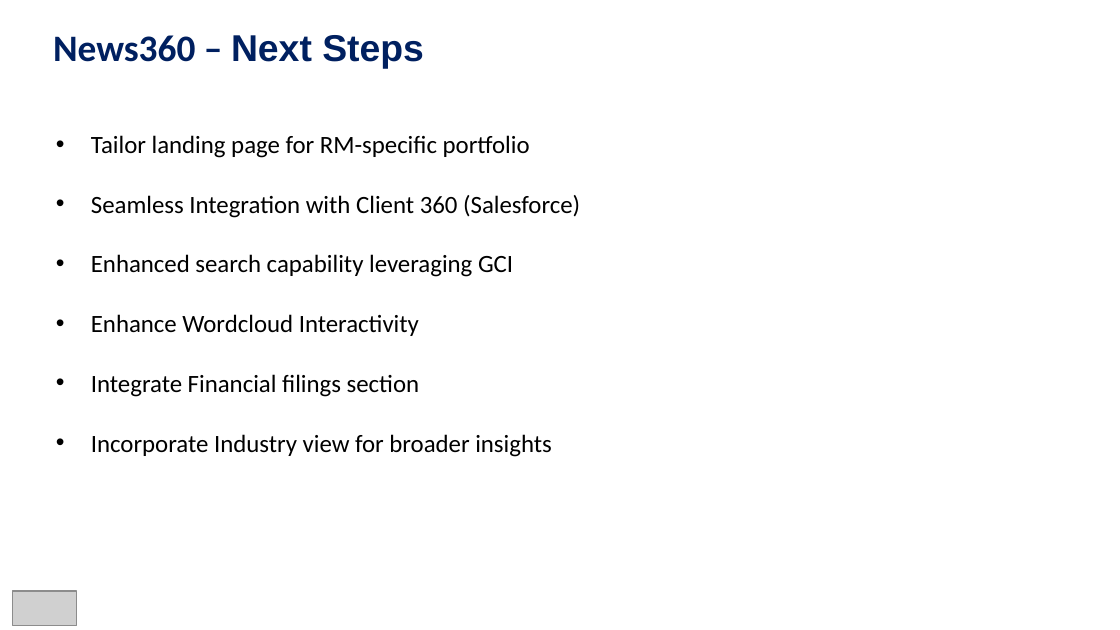
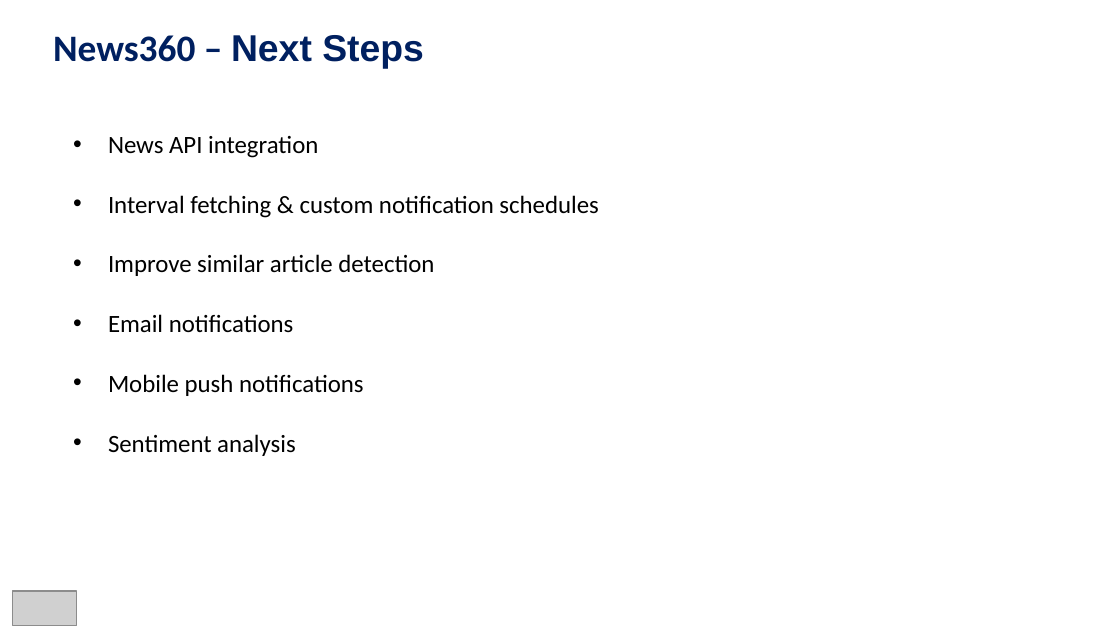
Before and after one commit to HenryQuillin/g380, a slide deck: slide 12 of NewsNudge.pptx (slide 10 before the commit). Drawn at 1120x630 pixels with LibreOffice and Linux fonts; fonts in the diff are those of the drawing; grey boxes stand for pictures. Boxes give left, top, right and bottom in pixels: in the first picture for what was removed or moved away, otherwise in the second. Text is boxed around its words. In the diff, an @@ line names an element or a change of style, - is before the commit and + after.

```diff
--- a/NewsNudge.pptx
+++ b/NewsNudge.pptx
@@ text at (108, 136, 598, 456): text changed @@
-• Tailor landing page for RM-specific portfolio
-• Seamless Integration with Client 360 (Salesforce)
-• Enhanced search capability leveraging GCI
-• Enhance Wordcloud Interactivity
-• Integrate Financial filings section
-• Incorporate Industry view for broader insights
+• News API integration
+• Interval fetching & custom notification schedules
+• Improve similar article detection
+  • Email notifications
+  • Mobile push notifications
+  • Sentiment analysis
```
Also in this commit, not shown: 5 other slides changed, 5 slides added, 7 slides removed.
